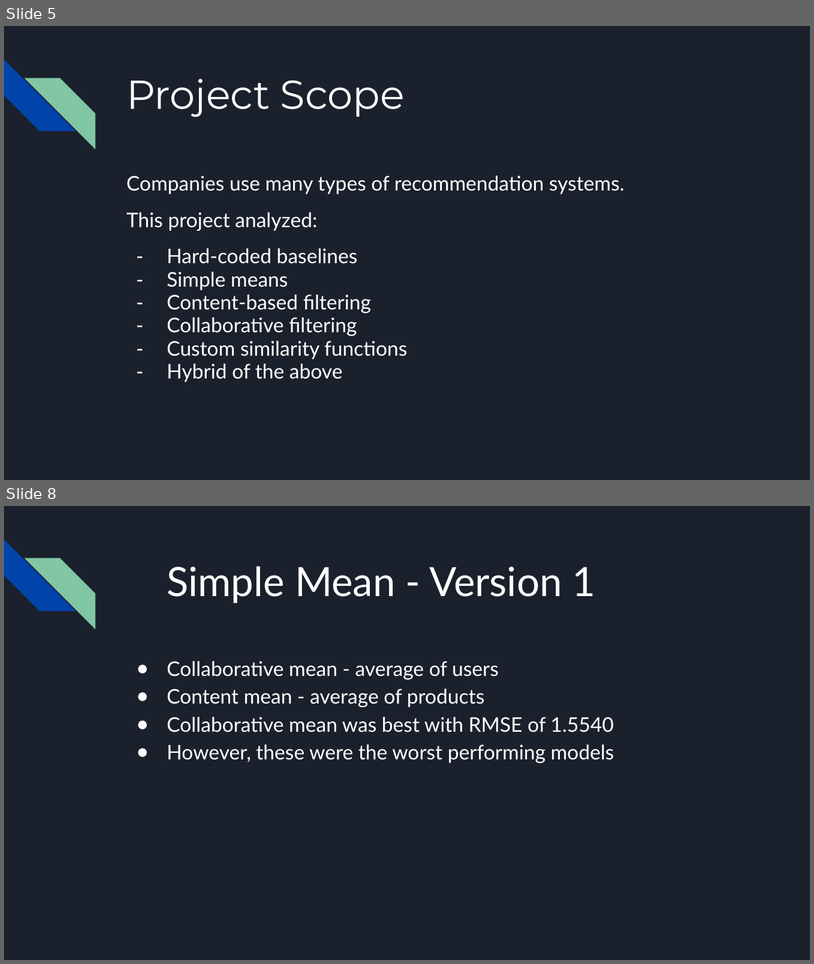
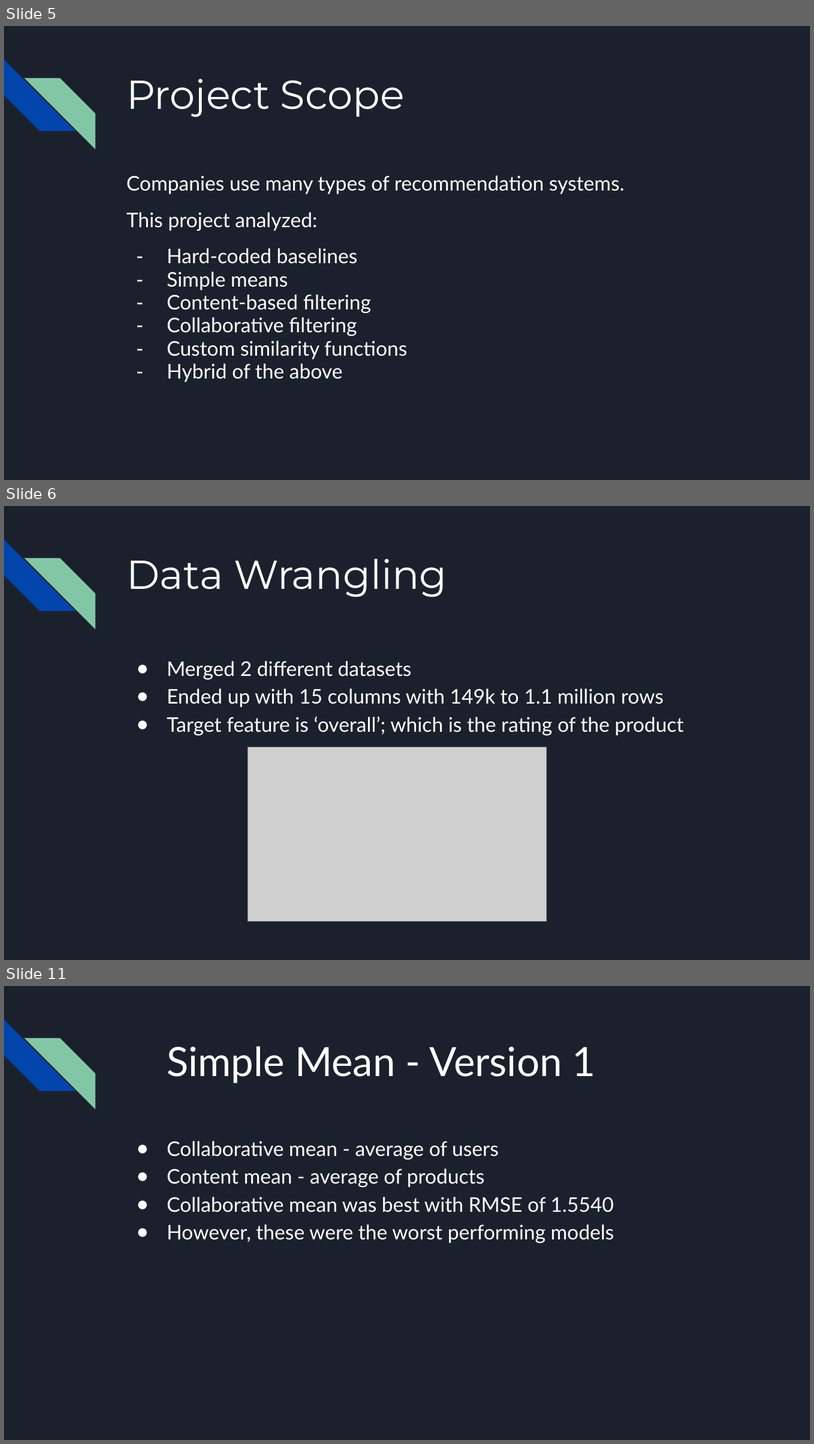
Before and after one commit to JasonCaldwellMBA/Grocery_Recommender, a slide deck: Grocery Recommendation System - Executive Presentation.pptx. Shown one above the other, each under a label of ours: slides 5 and 8 before the commit, slides 5, 6 and 11 after it; the slides between them are not shown. The pictures are 814x964 and 814x1444 pixels, drawn with LibreOffice and Linux fonts; fonts in the diff are those of the drawing; grey boxes stand for pictures. Boxes give left, top, right and bottom in pixels: in the first picture for what was removed or moved away, otherwise in the second. Text is boxed around its words. In the diff, an @@ line names an element or a change of style, - is before the commit and + after.

```diff
--- a/Grocery Recommendation System - Executive Presentation.pptx
+++ b/Grocery Recommendation System - Executive Presentation.pptx
@@ slide 6 added at (4,506,810,960), background #1B212C; not listed: 2 template elements that a slide beside it also shows @@
@@ title added at (126,559,447,597), 36 pt, text #FFFFFF @@
+Data Wrangling
@@ text added at (167,661,684,735), 18 pt, text #FFFFFF @@
+● Merged 2 different datasets
+● Ended up with 15 columns with 149k to 1.1 million rows
+● Target feature is ‘overall’; which is the rating of the product
@@ picture added at (248,747,546,921) @@
@@ what was slide 8 is now slide 11 @@
```
Also in this commit, not shown: 9 slides changed, 4 other slides added, 1 other file.
